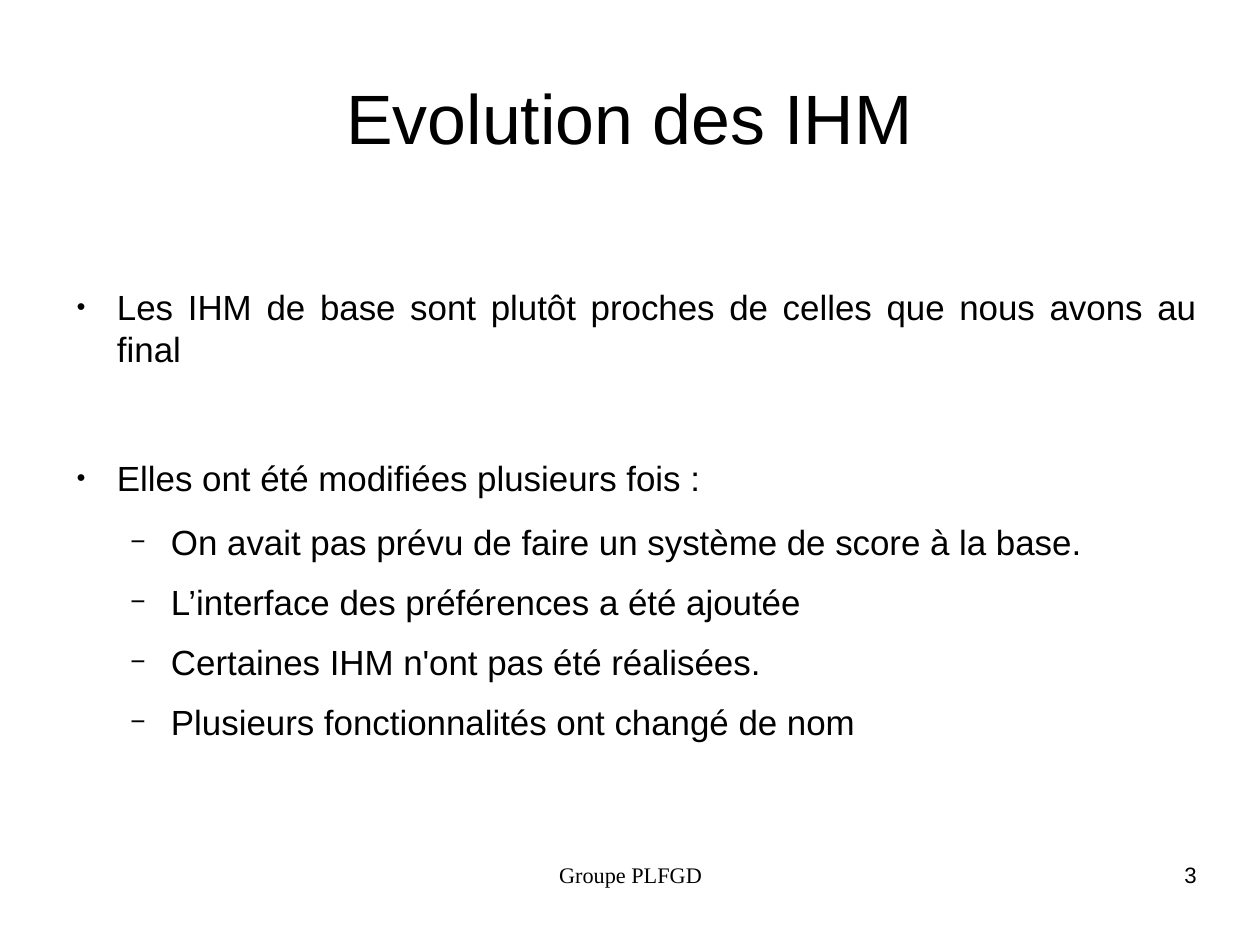
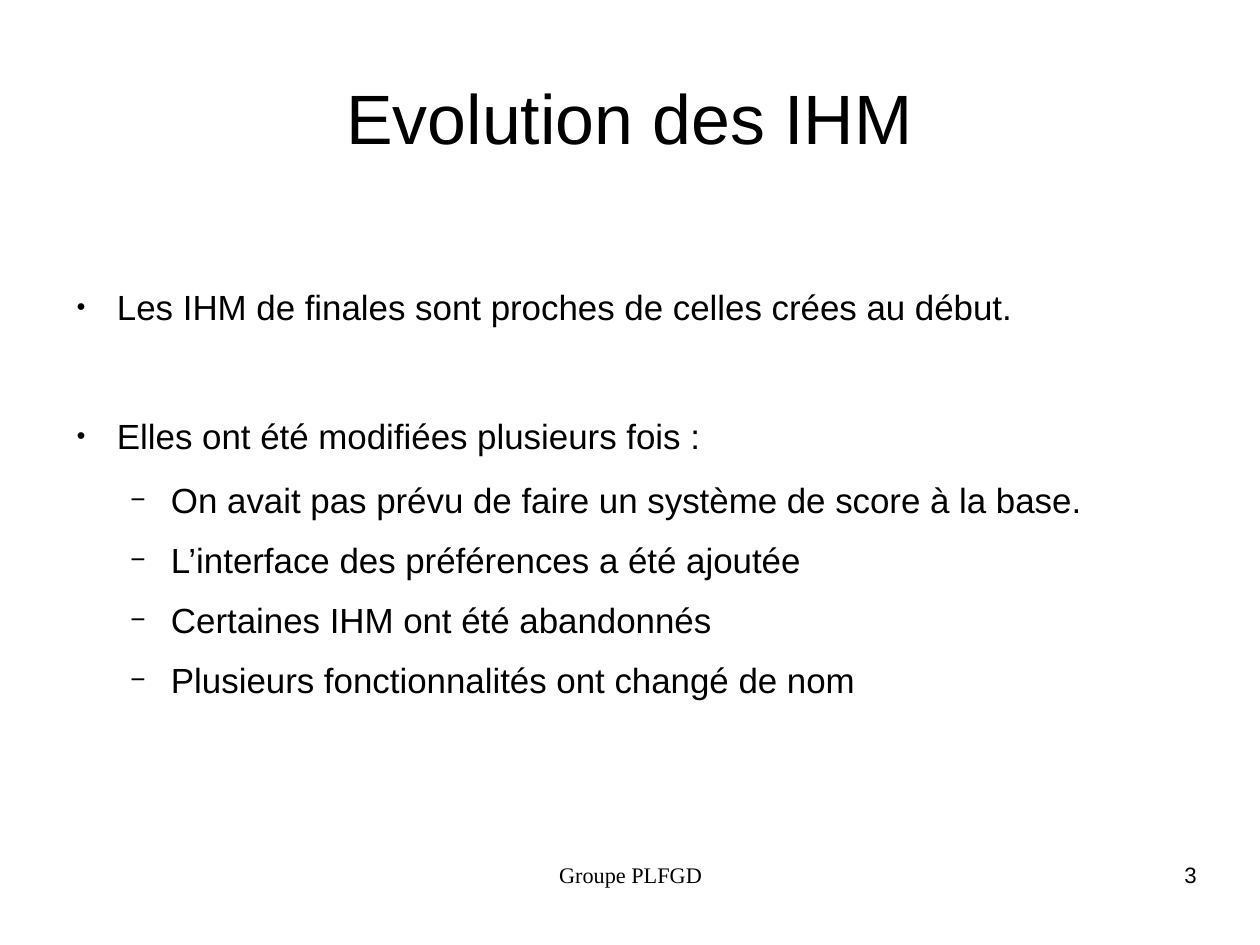
Before and after one commit to Ainorte/PLFGD, a slide deck: slide 3 of Documentation/Diapo.odp. Drawn at 1260x945 pixels with LibreOffice and Linux fonts; fonts in the diff are those of the drawing. Boxes give left, top, right and bottom in pixels: in the first picture for what was removed or moved away, otherwise in the second. Text is boxed around its words. In the diff, an @@ line names an element or a change of style, - is before the commit and + after.

```diff
--- a/Documentation/Diapo.odp
+++ b/Documentation/Diapo.odp
@@ text at box(117, 294, 1012, 327): text changed @@
-● Les IHM de base sont plutôt proches de celles que nous avons au final
+● Les IHM de finales sont proches de celles crées au début.
@@ text at box(171, 607, 711, 634): text changed @@
-  − Certaines IHM n'ont pas été réalisées.
+  − Certaines IHM ont été abandonnés
```
Also in this commit, not shown: 1 other slide changed, 1 other file.
